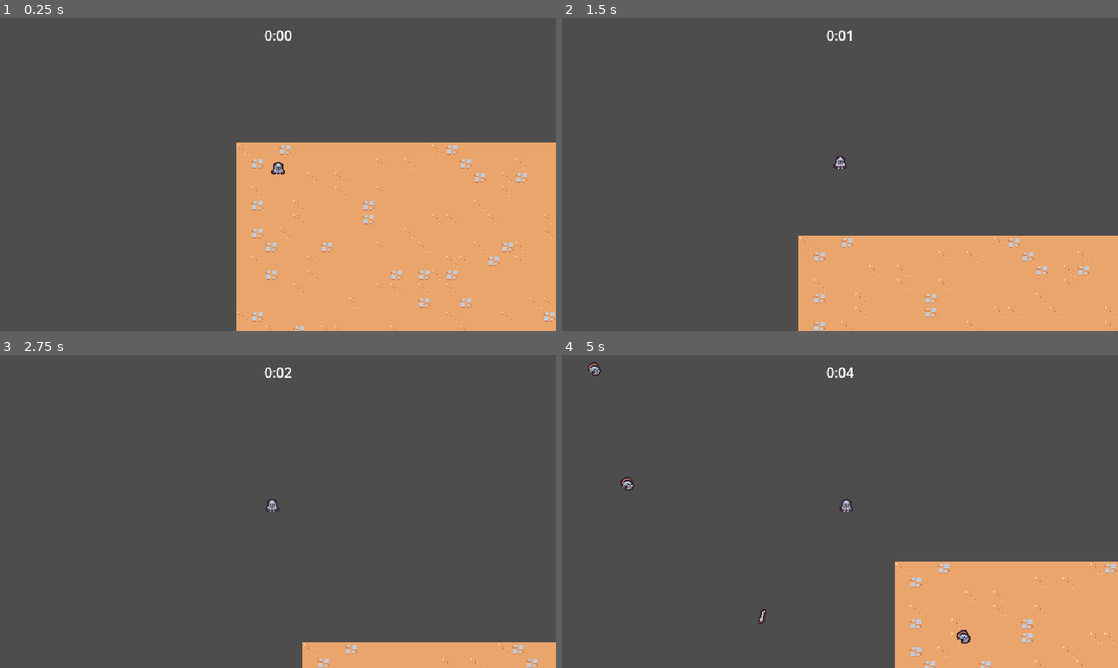
Above: before the commit, frames 1-4 (two rows, left to right).
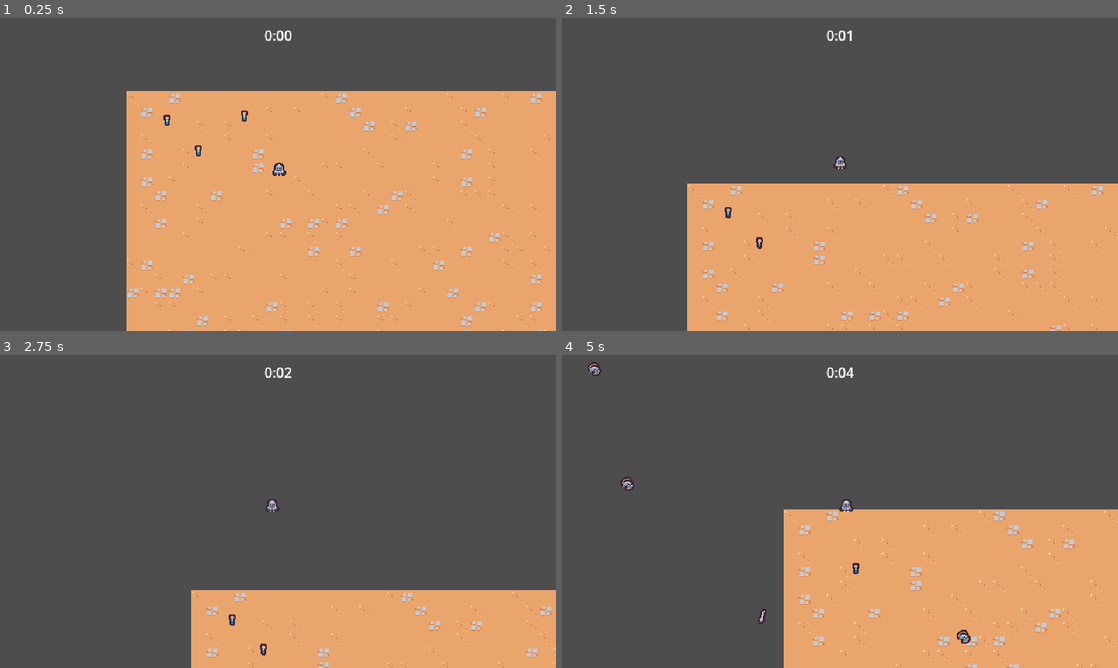
Above: after the commit, the same moments.

Repository: yueqianjian/survivors
Game: Godot game, scene res://scenes/main/main.tscn
Two runs of this game, one before a commit and one after it. Both use one fixed random seed, a clock stepped at 60 frames per second and the inputs below.
Inputs:
- Up to frame 1 (0.25 s): no input
- Up to frame 2 (1.5 s): hold W (move_up) from 0.53 s (still down)
- Up to frame 3 (2.75 s): release W (move_up) at 2.03 s; hold A (move_left) from 2.03 s (still down)
- Up to frame 4 (5 s): release A (move_left) at 3.53 s; hold S (move_down) 3.53-4.28 s; hold D (move_right) from 4.28 s (still down)

The runs differ from the first frame. In frame 1, 27% of the frame differs, in the area x 22-100%, y 23-100%; in frame 2, 20%; in frame 3, 13%; in frame 4, 18%.

Commit message:
pickup exp

Diff:
--- a/game_camera/game_camera.tscn
+++ /dev/null
@@ -1,6 +0,0 @@
-[gd_scene load_steps=2 format=3 uid="uid://c8orr4fr77c13"]
-
-[ext_resource type="Script" path="res://game_camera/game_camera.gd" id="1_rh4e2"]
-
-[node name="GameCamera" type="Camera2D"]
-script = ExtResource("1_rh4e2")
--- a/project.godot
+++ b/project.godot
@@ -14,6 +14,10 @@
 run/main_scene="res://scenes/main/main.tscn"
 config/features=PackedStringArray("4.0", "Forward Plus")
 config/icon="res://icon.svg"
+
+[autoload]
+
+GameEvents="*res://scenes/autoload/game_events.tscn"
 
 [debug]
 
@@ -60,6 +64,7 @@
 2d_physics/layer_2="Player"
 2d_physics/layer_3="Enemy"
 2d_physics/layer_4="EnemyCollision"
+2d_physics/layer_5="PlayerPickup"
 
 [rendering]
 
--- /dev/null
+++ b/scenes/autoload/game_events.gd
@@ -0,0 +1,6 @@
+extends Node
+
+signal experience_vial_collected(number: float)
+
+func emit_experience_vial_collected(number: float):
+	experience_vial_collected.emit(number)
--- /dev/null
+++ b/scenes/autoload/game_events.tscn
@@ -0,0 +1,6 @@
+[gd_scene load_steps=2 format=3 uid="uid://cp34pj63cudly"]
+
+[ext_resource type="Script" path="res://scenes/autoload/game_events.gd" id="1_7mub6"]
+
+[node name="GameEvents" type="Node"]
+script = ExtResource("1_7mub6")
--- a/scenes/basic_enemy/basic_enemy.tscn
+++ b/scenes/game_object/basic_enemy/basic_enemy.tscn
@@ -1,7 +1,7 @@
-[gd_scene load_steps=5 format=3 uid="uid://centagal638si"]
+[gd_scene load_steps=5 format=3]
 
-[ext_resource type="Texture2D" uid="uid://52hc07lpghu3" path="res://scenes/basic_enemy/basic_enemy.png" id="1_8ds36"]
-[ext_resource type="Script" path="res://scenes/basic_enemy/basic_enemy.gd" id="1_hjqwa"]
+[ext_resource type="Texture2D" uid="uid://52hc07lpghu3" path="res://scenes/game_object/basic_enemy/basic_enemy.png" id="1_8ds36"]
+[ext_resource type="Script" path="res://scenes/game_object/basic_enemy/basic_enemy.gd" id="1_hjqwa"]
 
 [sub_resource type="CircleShape2D" id="CircleShape2D_fk788"]
 radius = 12.0
--- /dev/null
+++ b/scenes/game_object/experience_vial/experience_vial.gd
@@ -0,0 +1,6 @@
+extends Node
+
+
+func _on_area_2d_area_entered(area):
+	GameEvents.emit_experience_vial_collected(1)
+	queue_free()
--- /dev/null
+++ b/scenes/game_object/experience_vial/experience_vial.tscn
@@ -0,0 +1,21 @@
+[gd_scene load_steps=4 format=3 uid="uid://dx55ativj2coi"]
+
+[ext_resource type="Texture2D" uid="uid://bxjhbinkj34hp" path="res://scenes/game_object/experience_vial/experience_vial.png" id="1_0q741"]
+[ext_resource type="Script" path="res://scenes/game_object/experience_vial/experience_vial.gd" id="1_jb3pv"]
+
+[sub_resource type="CircleShape2D" id="CircleShape2D_4beyv"]
+
+[node name="ExperienceVial" type="Node2D"]
+script = ExtResource("1_jb3pv")
+
+[node name="Area2D" type="Area2D" parent="."]
+collision_layer = 0
+collision_mask = 16
+
+[node name="CollisionShape2D" type="CollisionShape2D" parent="Area2D"]
+shape = SubResource("CircleShape2D_4beyv")
+
+[node name="Sprite2D" type="Sprite2D" parent="."]
+texture = ExtResource("1_0q741")
+
+[connection signal="area_entered" from="Area2D" to="." method="_on_area_2d_area_entered"]
--- /dev/null
+++ b/scenes/game_object/game_camera/game_camera.tscn
@@ -0,0 +1,6 @@
+[gd_scene load_steps=2 format=3]
+
+[ext_resource type="Script" path="res://scenes/game_object/game_camera/game_camera.gd" id="1_rh4e2"]
+
+[node name="GameCamera" type="Camera2D"]
+script = ExtResource("1_rh4e2")
--- a/scenes/player/player.tscn
+++ b/scenes/game_object/player/player.tscn
@@ -1,8 +1,11 @@
-[gd_scene load_steps=5 format=3 uid="uid://5ky3bnxbus2k"]
+[gd_scene load_steps=6 format=3 uid="uid://c2w0t7fojh286"]
 
-[ext_resource type="Script" path="res://scenes/player/player.gd" id="1_vnw21"]
+[ext_resource type="Script" path="res://scenes/game_object/player/player.gd" id="1_vnw21"]
 [ext_resource type="PackedScene" uid="uid://wr480rb11xfo" path="res://scenes/ability/sword_ability_controller/sword_ability_controller.tscn" id="2_q5or5"]
-[ext_resource type="Texture2D" uid="uid://crcjqjnr41pk" path="res://scenes/player/player.png" id="2_yxqbs"]
+[ext_resource type="Texture2D" uid="uid://crcjqjnr41pk" path="res://scenes/game_object/player/player.png" id="2_yxqbs"]
+
+[sub_resource type="CircleShape2D" id="CircleShape2D_tvvki"]
+radius = 32.0
 
 [sub_resource type="CircleShape2D" id="CircleShape2D_s5ogn"]
 radius = 5.0
@@ -11,6 +14,14 @@
 collision_layer = 0
 motion_mode = 1
 script = ExtResource("1_vnw21")
+
+[node name="Pickup" type="Area2D" parent="."]
+collision_layer = 16
+collision_mask = 0
+
+[node name="CollisionShape2D" type="CollisionShape2D" parent="Pickup"]
+position = Vector2(0, -6)
+shape = SubResource("CircleShape2D_tvvki")
 
 [node name="AbilityManager" type="Node" parent="."]
 
--- a/scenes/main/main.tscn
+++ b/scenes/main/main.tscn
@@ -1,14 +1,16 @@
-[gd_scene load_steps=9 format=3 uid="uid://c7nhq6e6pad70"]
+[gd_scene load_steps=11 format=3 uid="uid://bkfc7w8voevb8"]
 
-[ext_resource type="PackedScene" uid="uid://c8orr4fr77c13" path="res://game_camera/game_camera.tscn" id="1_4caxq"]
-[ext_resource type="PackedScene" uid="uid://5ky3bnxbus2k" path="res://scenes/player/player.tscn" id="1_txswb"]
+[ext_resource type="PackedScene" path="res://scenes/game_object/game_camera/game_camera.tscn" id="1_4caxq"]
 [ext_resource type="PackedScene" uid="uid://bs0crt1hspxhp" path="res://scenes/UI/arena_time_ui.tscn" id="1_wuwad"]
-[ext_resource type="Texture2D" uid="uid://beil7ruqv3gta" path="res://scenes/assets/environment/tilemap_packed.png" id="1_xfkmq"]
 [ext_resource type="PackedScene" uid="uid://pjheqdsvw5vr" path="res://scenes/manager/arena_time_manager.tscn" id="2_u5046"]
-[ext_resource type="PackedScene" uid="uid://kjkh6qtlrmpr" path="res://scenes/manager/enemy_manager.tscn" id="4_aoesu"]
+[ext_resource type="PackedScene" path="res://scenes/manager/enemy_manager.tscn" id="4_aoesu"]
+[ext_resource type="PackedScene" uid="uid://c67vw0ey625wj" path="res://scenes/manager/experience_manager.tscn" id="4_n03i3"]
+[ext_resource type="Texture2D" uid="uid://beil7ruqv3gta" path="res://assets/environment/tilemap_packed.png" id="5_ss15h"]
+[ext_resource type="PackedScene" uid="uid://c2w0t7fojh286" path="res://scenes/game_object/player/player.tscn" id="6_j760q"]
+[ext_resource type="PackedScene" uid="uid://dx55ativj2coi" path="res://scenes/game_object/experience_vial/experience_vial.tscn" id="7_hhw6o"]
 
 [sub_resource type="TileSetAtlasSource" id="TileSetAtlasSource_4duby"]
-texture = ExtResource("1_xfkmq")
+texture = ExtResource("5_ss15h")
 0:4/0 = 0
 0:4/0/terrain_set = 0
 0:4/0/terrain = 0
@@ -60,6 +62,8 @@
 
 [node name="EnemyManager" parent="." instance=ExtResource("4_aoesu")]
 
+[node name="ExperienceManager" parent="." instance=ExtResource("4_n03i3")]
+
 [node name="GameCamera" parent="." instance=ExtResource("1_4caxq")]
 
 [node name="TileMap" type="TileMap" parent="."]
@@ -67,5 +71,14 @@
 format = 2
 layer_0/tile_data = PackedInt32Array(786452, 0, 4, 720916, 0, 4, 655380, 0, 4, 589844, 0, 4, 524308, 65536, 4, 458772,  …(13810 unchanged characters)…
 
-[node name="Player" parent="." instance=ExtResource("1_txswb")]
-position = Vector2(48, 37)
+[node name="Player" parent="." instance=ExtResource("6_j760q")]
+position = Vector2(176, 97)
+
+[node name="ExperienceVial" parent="." instance=ExtResource("7_hhw6o")]
+position = Vector2(83, 68)
+
+[node name="ExperienceVial2" parent="." instance=ExtResource("7_hhw6o")]
+position = Vector2(47, 33)
+
+[node name="ExperienceVial3" parent="." instance=ExtResource("7_hhw6o")]
+position = Vector2(136, 28)
--- a/scenes/manager/enemy_manager.tscn
+++ b/scenes/manager/enemy_manager.tscn
@@ -1,7 +1,7 @@
-[gd_scene load_steps=3 format=3 uid="uid://kjkh6qtlrmpr"]
+[gd_scene load_steps=3 format=3]
 
 [ext_resource type="Script" path="res://scenes/manager/enemy_manager.gd" id="1_1jsvt"]
-[ext_resource type="PackedScene" uid="uid://centagal638si" path="res://scenes/basic_enemy/basic_enemy.tscn" id="2_njt85"]
+[ext_resource type="PackedScene" path="res://scenes/game_object/basic_enemy/basic_enemy.tscn" id="2_njt85"]
 
 [node name="EnemyManager" type="Node"]
 script = ExtResource("1_1jsvt")
--- /dev/null
+++ b/scenes/manager/experience_manager.gd
@@ -0,0 +1,16 @@
+extends Node
+
+var current_experience = 0
+
+
+func _ready():
+	GameEvents.experience_vial_collected.connect(on_experience_vial_collected)
+
+
+func increment_experience(number: float):
+	current_experience += number
+	print(current_experience)
+
+
+func on_experience_vial_collected(number: float):
+	increment_experience(number)
--- /dev/null
+++ b/scenes/manager/experience_manager.tscn
@@ -0,0 +1,6 @@
+[gd_scene load_steps=2 format=3 uid="uid://c67vw0ey625wj"]
+
+[ext_resource type="Script" path="res://scenes/manager/experience_manager.gd" id="1_fwq0d"]
+
+[node name="ExperienceManager" type="Node"]
+script = ExtResource("1_fwq0d")
Renamed: scenes/assets/environment/tilemap_packed.png -> assets/environment/tilemap_packed.png
Not shown, added: assets/environment/tilemap_packed.png.import
Renamed: scenes/basic_enemy/basic_enemy.gd -> scenes/game_object/basic_enemy/basic_enemy.gd
Renamed: scenes/basic_enemy/basic_enemy.png -> scenes/game_object/basic_enemy/basic_enemy.png
Not shown, changed: scenes/game_object/basic_enemy/basic_enemy.png.import
Binary file added: scenes/game_object/experience_vial/experience_vial.png
Not shown, changed: scenes/game_object/experience_vial/experience_vial.png.import
Renamed: game_camera/game_camera.gd -> scenes/game_object/game_camera/game_camera.gd
Renamed: scenes/player/player.gd -> scenes/game_object/player/player.gd
Renamed: scenes/player/player.png -> scenes/game_object/player/player.png
Not shown, changed: scenes/game_object/player/player.png.import
